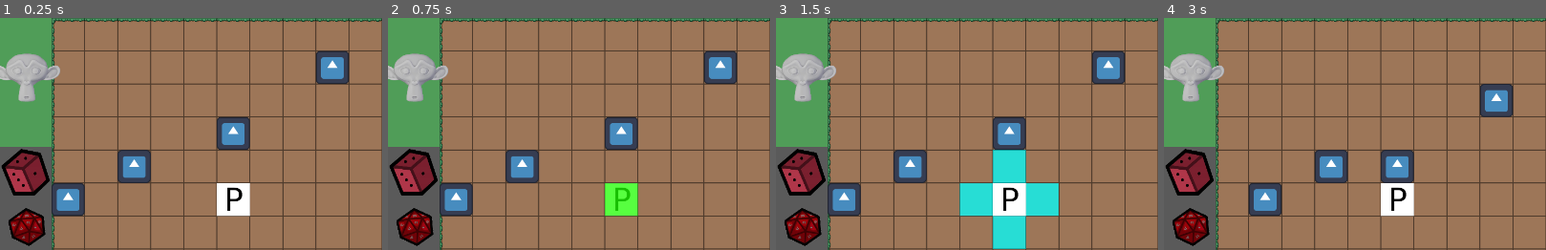
Above: before the commit, frames 1-4 (left to right).
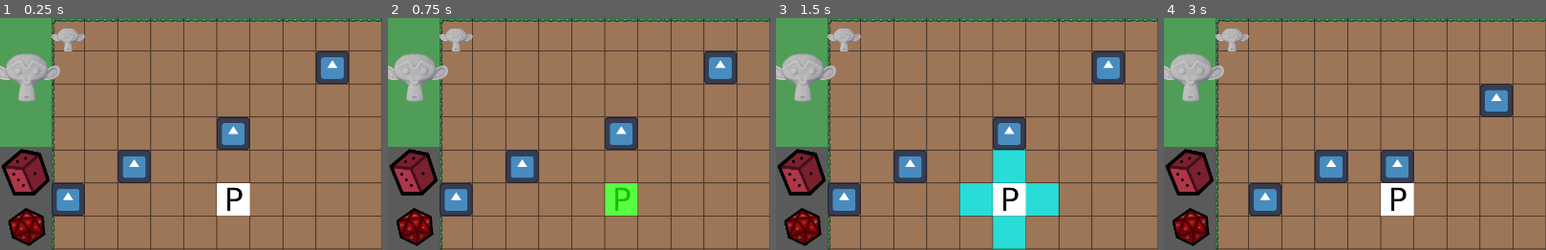
Above: after the commit, the same moments.

Repository: Ranger1986/lumieres
Game: Godot game, scene res://Scenes/FirstLevel.tscn
Same seed, same stepped clock (60 frames per second), same inputs: the game is played once before the commit and once after it. The engine's default icon, where the game draws it, is replaced by a stand-in: a white triangle on a blue panel in a dark square.
Inputs:
- Up to frame 1 (0.25 s): no input
- Up to frame 2 (0.75 s): click "1" at 0.5 s
- Up to frame 3 (1.5 s): click "2" at 1.25 s
- Up to frame 4 (3 s): click "3" at 2 s; click "ROLL" at 2.75 s
The pictures show only the part of the screen within x 0-50%, y 0-50%; the shares and areas given below are measured in that part.

The runs differ from the first frame. In frame 1, 0.5% of the frame differs, in the area x 13-23%, y 4-15%; in frame 2, 0.5%; in frame 3, 0.5%; in frame 4, 0.5%.

Commit message:
playable suzanne

Diff:
--- a/Scenes/FirstLevel.tscn
+++ b/Scenes/FirstLevel.tscn
@@ -12,7 +12,9 @@
 [ext_resource type="Texture2D" uid="uid://cp5kd7t5mw71e" path="res://icon.svg" id="6_8s5dr"]
 [ext_resource type="Script" path="res://Scripts/enemyScript.gd" id="7_r5cpj"]
 [ext_resource type="Texture2D" uid="uid://c825p2hnbok5w" path="res://Ressources/cellgreen.png" id="8_4oh33"]
+[ext_resource type="Texture2D" uid="uid://dtw2hg5iwpsu0" path="res://Ressources/cellgreenC.png" id="9_5ks2g"]
 [ext_resource type="PackedScene" uid="uid://2yfh1ym5qlqm" path="res://Scenes/SuzanneMenu.tscn" id="10_1wojv"]
+[ext_resource type="PackedScene" uid="uid://c3qxqtvwc8vnp" path="res://Scenes/Suzanne.tscn" id="12_2m5f6"]
 
 [sub_resource type="TileSetAtlasSource" id="TileSetAtlasSource_vakbs"]
 texture = ExtResource("1_5wq52")
@@ -256,11 +258,17 @@
 texture_region_size = Vector2i(64, 64)
 0:0/0 = 0
 
+[sub_resource type="TileSetAtlasSource" id="TileSetAtlasSource_8fry6"]
+texture = ExtResource("9_5ks2g")
+texture_region_size = Vector2i(64, 64)
+0:0/0 = 0
+
 [sub_resource type="TileSet" id="TileSet_gaon3"]
 tile_size = Vector2i(64, 64)
 sources/0 = SubResource("TileSetAtlasSource_ltde3")
 sources/1 = SubResource("TileSetAtlasSource_qdglx")
 sources/2 = SubResource("TileSetAtlasSource_lggun")
+sources/3 = SubResource("TileSetAtlasSource_8fry6")
 
 [node name="FirstLevel" type="Node2D"]
 script = ExtResource("1_7rd8c")
@@ -282,6 +290,8 @@
 script = ExtResource("5_utiuj")
 
 [node name="PlayerSprite" parent="Carte" instance=ExtResource("2_geuij")]
+
+[node name="Suzanne" parent="Carte" instance=ExtResource("12_2m5f6")]
 
 [node name="EnemySprite" parent="Carte" instance=ExtResource("2_geuij")]
 position = Vector2(-125, 0)
--- /dev/null
+++ b/Scenes/Suzanne.tscn
@@ -0,0 +1,8 @@
+[gd_scene load_steps=3 format=3 uid="uid://c3qxqtvwc8vnp"]
+
+[ext_resource type="Texture2D" uid="uid://cmhvlp2qokpa1" path="res://Ressources/suzanne.png" id="1_6nhw5"]
+[ext_resource type="Script" path="res://Scripts/suzanne.gd" id="2_rxswr"]
+
+[node name="Suzanne" type="Sprite2D"]
+texture = ExtResource("1_6nhw5")
+script = ExtResource("2_rxswr")
--- a/Scripts/Dice.gd
+++ b/Scripts/Dice.gd
@@ -63,7 +63,7 @@
 
 func _input(event: InputEvent) -> void:
 	if event is InputEventKey and event.is_released() :
-		if event.as_text_key_label()==str(num):
+		if event.as_text_key_label()==str(num) and !disabled:
 			_button_pressed()
 		#var e : InputEventKey = event
 		#print(e.as_text_key_label())
--- a/Scripts/GridInteractiveScript.gd
+++ b/Scripts/GridInteractiveScript.gd
@@ -2,6 +2,7 @@
 extends TileMapLayer
 
 var markedCells : Array
+var markedCaptureCells : Array
 static var maxTile : Vector2i
 # Called when the node enters the scene tree for the first time.
 func _ready() -> void:
@@ -22,5 +23,18 @@
 	for cell : Vector2i in markedCells:
 		set_cell(cell)
 	markedCells = []
+
+func markCaptureCells(cells : Array, atlas: int) -> void:
+	for cell : Vector2i in cells:
+		if  cellAllowed(cell):
+			set_cell(cell,atlas,Vector2i(0,0))
+			markedCaptureCells.append(cell)
+func cleanCaptureCells()->void:
+	for cell : Vector2i in markedCaptureCells:
+		set_cell(cell)
+	markedCaptureCells = []
+func ensureCaptureCells()->void:
+	for cell : Vector2i in markedCaptureCells:
+		set_cell(cell, 3, Vector2i(0,0))
 static func cellAllowed(cell:Vector2i)->bool:
 	return cell.x >-1 and cell.y >-1 and cell.x <= maxTile.x and cell.y <= maxTile.y
--- a/Scripts/buttonRollDice.gd
+++ b/Scripts/buttonRollDice.gd
@@ -19,6 +19,7 @@
 		var tRect : TextureRect = listeTextureButton[i].find_children("", "TextureRect")[0]
 		tRect.texture = listeTextureButton[i].textArray[rand]
 	owner.G._actionsEnemy()
+	Suzanne.suzanneturn=true
 	pass
 
 # Called every frame. 'delta' is the elapsed time since the previous frame.
--- a/Scripts/enemyScript.gd
+++ b/Scripts/enemyScript.gd
@@ -4,9 +4,11 @@
 @export var G : Gestionnaire
 
 var finTour : bool
+var seuilPV:int =10
 signal loot()
+signal capturable(pos:Vector2i)
 func _ready() -> void:
-	PV=1
+	PV=20
 func deplacementRandom() -> Vector2:
 
 	var random : int
@@ -35,6 +37,15 @@
 		ejected(Vector2i(1,0)*sign(direction.x))
 	else:
 		ejected(Vector2i(0,1)*sign(direction.y))
+	if seuilPV >PV:
+		emit_signal("capturable", cellPos())
+
+func damaged(dmg:int):
+	super.damaged(dmg)
+	if seuilPV > PV:
+		print("bloup")
+		emit_signal("capturable", cellPos())
+
 
 
 	#var postmp : Vector2
--- a/Scripts/gestionnaireScript.gd
+++ b/Scripts/gestionnaireScript.gd
@@ -4,23 +4,19 @@
 var player : Player
 var playerHover : Player
 var grid : GridInteractive
-var offset : Vector2
+static var offset : Vector2
 var largeurPlateau : int = 10
 var longueurPlateau : int = 12
 # Called when the node enters the scene tree for the first time.
 var tour : int
 var listeEnemy : Array[Enemy]
-var nbEnemy : int = 4
+static var nbEnemy : int = 4
 @export var enemy: PackedScene
 var nextpos : Vector2i
-static var viewportSize : Vector2i
-
 
 signal S()
 
 func _ready() -> void:
-	if viewportSize==null:
-		viewportSize=get_viewport().size
 	listAct = []
 	player = find_child("PlayerSprite")
 	playerHover = player.duplicate()
@@ -33,8 +29,8 @@
 
 	_ajoutEnemy(nbEnemy)
 	for enemy in listeEnemy:
-		print("add")
 		enemy.connect("loot", Callable(find_child("DiceMenu"), "_addDice"))
+		enemy.connect("capturable",Callable(self, "_showCapturable"))
 	find_child("Carte").position.x = find_child("SuzanneMenu").size.x
 	var tileMap : TileMapLayer = find_child("Map")
 	offset=Vector2(find_child("SuzanneMenu").size.x,0)
@@ -67,6 +63,7 @@
 	pass
 
 func _actionsEnemy() -> void:
+	grid.cleanCaptureCells()
 	for n in listeEnemy.size():
 		listeEnemy[n]._deplacement()
 	pass
@@ -78,6 +75,8 @@
 	return listeEnemy.find(enemies[0])
 # Called every frame. 'delta' is the elapsed time since the previous frame.
 func _process(delta: float) -> void:
+	if Suzanne.suzanneMode:
+		return
 	var pos :Vector2i = floor((get_viewport().get_mouse_position()-offset)/64)
 	if(grid.get_cell_source_id(pos)==0):
 		playerHover.ToCellPos(pos)
@@ -95,9 +94,8 @@
 		playerHover.hide()
 
 	if listeEnemy.size()==0:
-		#get_tree().paused()
-		get_tree().root.add_child(self.duplicate())
-		self.queue_free()
+		nbEnemy+=4
+		get_tree().change_scene_to_file("res://Scenes/FirstLevel.tscn")
 
 func giveAct(diceFace: int ):
 	listAct.append(diceFace)
@@ -155,6 +153,8 @@
 
 
 func _input(event: InputEvent) -> void:
+	if Suzanne.suzanneMode:
+		return
 	if event is InputEventMouseButton and event.is_pressed() and event.button_index == MOUSE_BUTTON_LEFT:
 		var pos : Vector2i = floor((event.position-offset)/64)
 		# Quand il n'y a pas de déplacement
@@ -183,3 +183,6 @@
 			emit_signal("S")
 			grid.cleanCells()
 			listAct=[]
+			grid.ensureCaptureCells()
+func _showCapturable(pos :Vector2i):
+	grid.markCaptureCells([pos],3)
--- /dev/null
+++ b/Scripts/suzanne.gd
@@ -0,0 +1,27 @@
+class_name Suzanne
+extends Entity
+
+static var suzanne :Suzanne
+static var suzanneMode :bool= false
+static var suzanneturn :bool= true
+
+func _input(event: InputEvent) -> void:
+	if !suzanneturn:
+		return
+	if event is InputEventMouseButton and event.is_pressed() and event.button_index == MOUSE_BUTTON_LEFT:
+		var grid : GridInteractive= owner.find_child("GridInteractive")
+		var pos : Vector2i = floor((event.position-Gestionnaire.offset)/64)
+		if pos == cellPos():
+			suzanneMode = true
+			for i in range(-2, 3):
+				for j in range(-2, 3):
+					if ((abs(i)+abs(j))<=2
+						and owner.getEnemy(cellPos()+Vector2i(i,j))==-1):
+						grid.markCells([cellPos()+Vector2i(i,j)],0)
+		elif suzanneMode and grid.get_cell_source_id(pos)==0:
+			ToCellPos(pos)
+			grid.cleanCells()
+			suzanneMode = false
+			suzanneturn = false
+		else:
+			grid.cleanCells()
Binary file added: Ressources/cellgreenC.png
Not shown, added: Ressources/cellgreenC.png.import
Not shown: 1 places in Scenes/FirstLevel.tscn that only renumber resources
